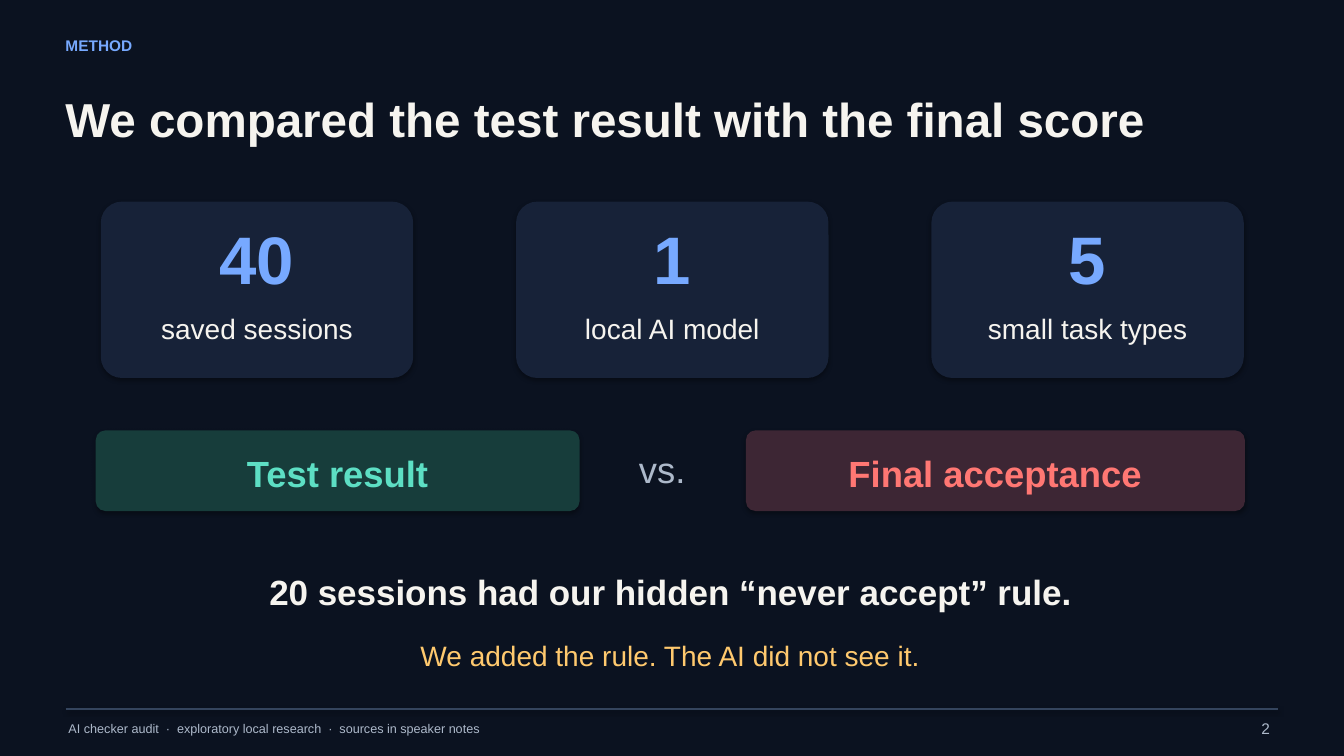
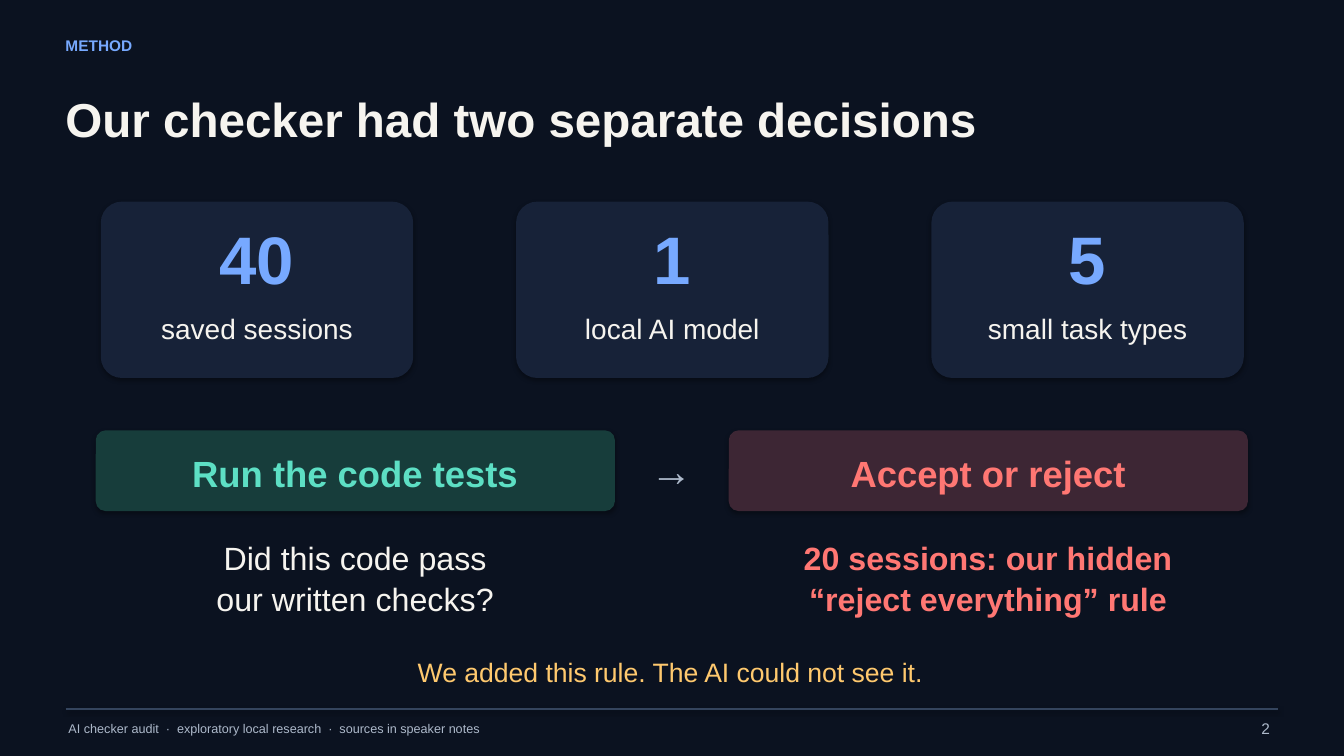
Before and after one commit to Imranqsl212/AiResearch, a slide deck: slide 3 of showcase/2026-11-08/Zakirov_Iosifova_AI_Checker_Audit_Slides.pptx. Drawn at 1344x756 pixels with LibreOffice and Linux fonts; fonts in the diff are those of the drawing. Boxes give left, top, right and bottom in pixels: in the first picture for what was removed or moved away, otherwise in the second. Text is boxed around its words. In the diff, an @@ line names an element or a change of style, - is before the commit and + after.

Commit message:
Finalize showcase poster, slides, and group presentation package

```diff
--- a/showcase/2026-11-08/Zakirov_Iosifova_AI_Checker_Audit_Slides.pptx
+++ b/showcase/2026-11-08/Zakirov_Iosifova_AI_Checker_Audit_Slides.pptx
@@ text at [65,102,976,147]: text changed @@
-We compared the test result with the final score
+Our checker had two separate decisions
@@ rounded rectangle: place and size @@
-rounded rectangle at [96,431,580,511]
+rounded rectangle at [96,431,615,511]
@@ rounded rectangle: place and size @@
-rounded rectangle at [746,431,1245,511]
+rounded rectangle at [729,431,1248,511]
@@ text at [192,460,518,488]: text changed @@
-Test result
+Run the code tests
@@ text at [639,463,685,484]: text changed; size 26 to 30 pt @@
-vs.
+→
@@ text at [851,460,1125,494]: text changed @@
-Final acceptance
+Accept or reject
@@ text added at [216,546,494,612], 23 pt, text #F6F4EF @@
+Did this code pass
+our written checks?
@@ text at [804,546,1172,618]: text changed; size 25 to 23 pt; text colour #F6F4EF to #FF7773 @@
-20 sessions had our hidden “never accept” rule.
+20 sessions: our hidden
+“reject everything” rule
@@ text at [418,662,923,683]: text changed; size 20 to 19 pt @@
-We added the rule. The AI did not see it.
+We added this rule. The AI could not see it.
```
Also in this commit, not shown: 4 other slides changed, 1 slide added, 1 slide removed, 19 other files.
